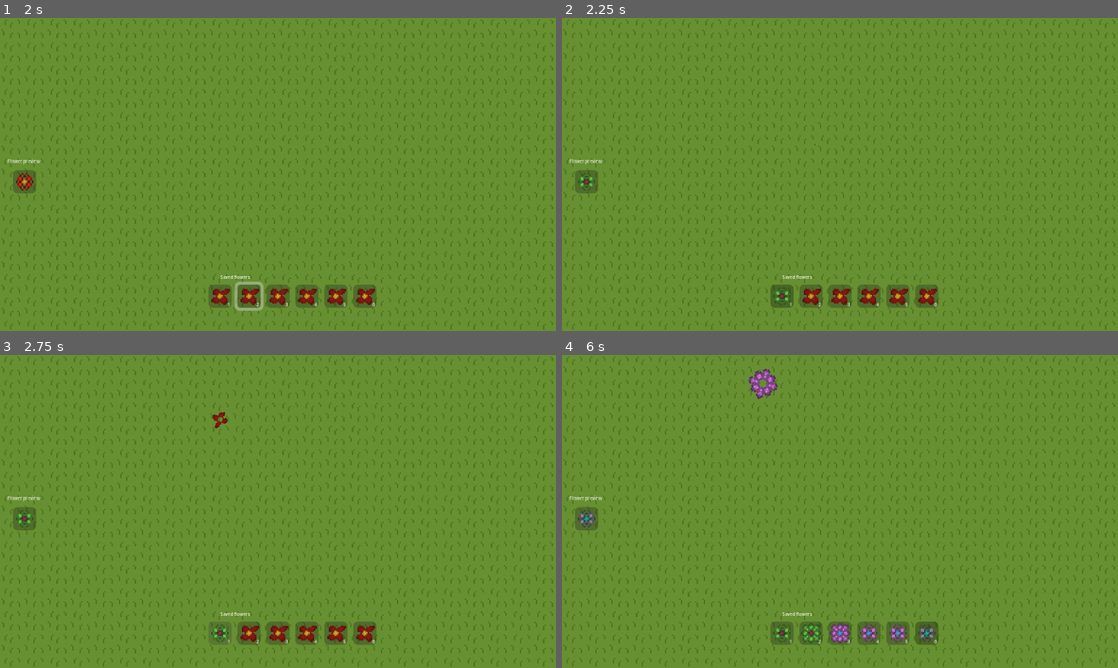
Above: before the commit, frames 1-4 (two rows, left to right).
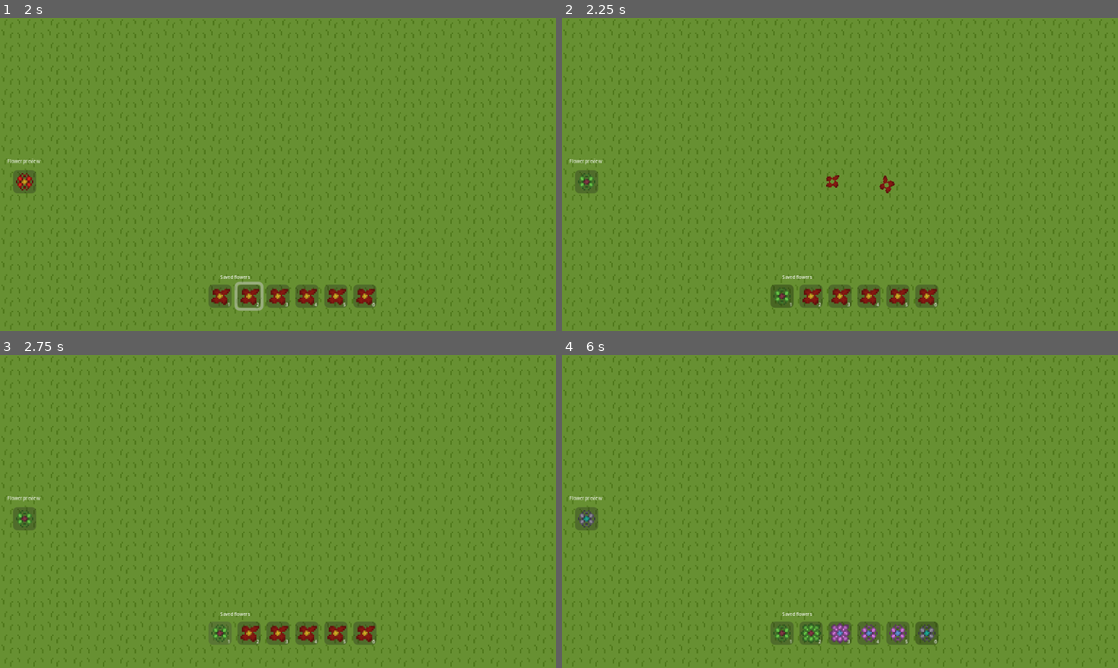
Above: after the commit, the same moments.

Repository: thejenske-dev/Godot-bloemGame
Game: Godot game, scene res://Scenes/test/main.tscn
Two runs of this game, one before a commit and one after it. Both use one fixed random seed, a clock stepped at 60 frames per second and the inputs below. Sound files missing from this copy of the repository are replaced by a short silence.
Inputs (mouse positions are in pixels of both pictures, inside the frame that each line leads up to):
- Up to frame 1 (2 s): click (222, 296) at 0.52 s; tap Enter at 1.25 s; move the mouse to (27, 180) at 1.27 s; hold Right (arrow_right) from 1.28 s (still down); click (27, 180) at 1.35 s
- Up to frame 2 (2.25 s): tap R (Reset) at 2 s; move the mouse to (784, 293) at 2.02 s; release Right (arrow_right) at 2.03 s; hold Down (arrow_down) from 2.03 s (still down); tap 1 (Main_1) at 2.1 s; click (784, 293) at 2.17 s
- Up to frame 3 (2.75 s): keep holding Down (arrow_down)
- Up to frame 4 (6 s): move the mouse to (812, 630) at 2.77 s; release Down (arrow_down) at 2.78 s; hold Right (arrow_right) 2.78-3.53 s; tap 2 (Main_2) at 2.85 s; click (812, 630) at 2.92 s; tap R (Reset) at 3.5, 5 s; move the mouse to (840, 630) at 3.52 s; hold Up (arrow_up) 3.53-4.28 s; tap 3 (Main_3) at 3.6 s; click (840, 630) at 3.67 s; move the mouse to (867, 630) at 4.27 s; hold Left (arrow_left) 4.28-5.78 s; tap 4 (Main_4) at 4.35 s; click (867, 630) at 4.42 s; move the mouse to (901, 630) at 5.02 s; tap 5 (Main_5) at 5.1 s; click (901, 630) at 5.17 s; move the mouse to (928, 630) at 5.77 s; hold Down (arrow_down) from 5.78 s (still down); tap 6 (Main_6) at 5.85 s; click (928, 630) at 5.92 s

Frame 1 is identical in both runs. In frame 2, 0.1% of the frame differs, in the area x 45-60%, y 40-56%; in frame 3, less than 0.1%; in frame 4, 0.3%, in the area x 33-39%, y 4-15%.

Commit message:
Alterd deletion animation so it tracks the mouse position instead of center of screen

Diff:
--- a/Scenes/flower_manager.tscn
+++ b/Scenes/flower_manager.tscn
@@ -45,8 +45,10 @@
 visibility_layer = 2
 texture_filter = 1
 emitting = false
-amount = 50
+amount = 100
 texture = ExtResource("2_34k0u")
+speed_scale = 2.0
+lifetime_randomness = 1.0
 emission_shape = 1
 emission_sphere_radius = 7.06
 particle_flag_align_y = true
Not shown, added: Export/web/index.apple-touch-icon.png.import
Not shown, added: Export/web/index.icon.png.import
Not shown, added: Export/web/index.png.import
